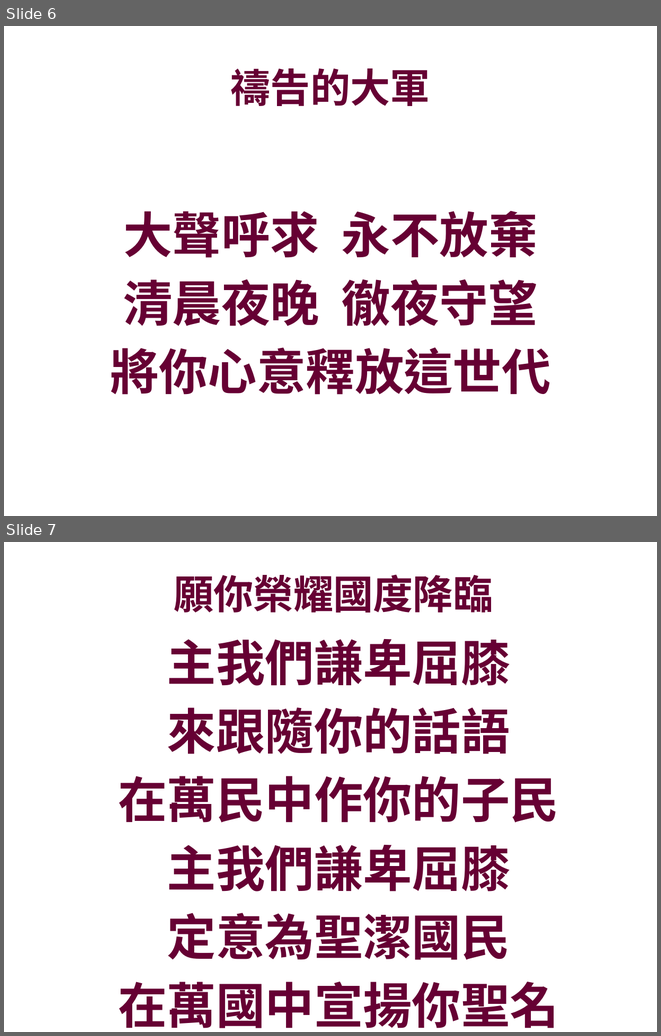
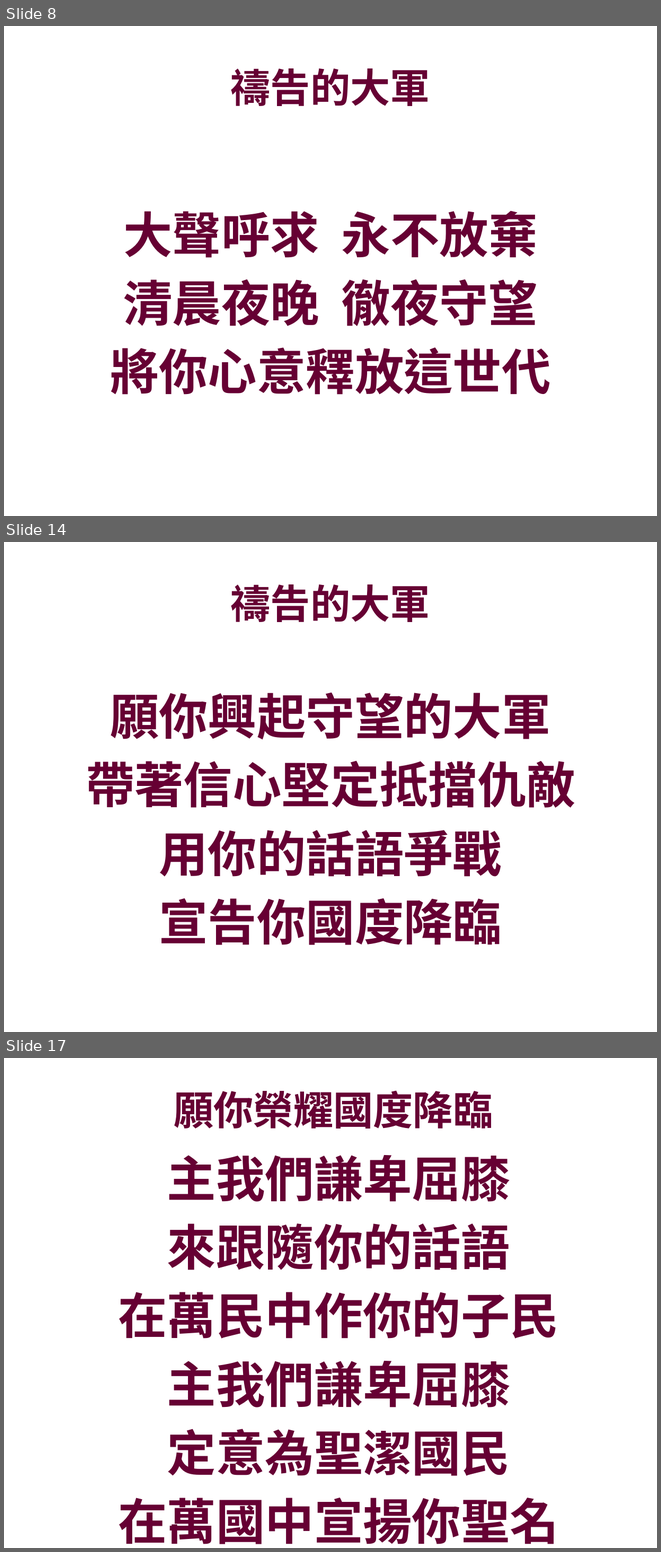
Before and after one commit to batisuoc/prayermeeting, a slide deck: 2019/5月/1605.pptx. Shown one above the other, each under a label of ours: slides 6 and 7 before the commit, slides 8, 14 and 17 after it; the slides between them are not shown. The pictures are 661x1036 and 661x1552 pixels, drawn with LibreOffice and Linux fonts; fonts in the diff are those of the drawing; background and template pictures are left out. Boxes give left, top, right and bottom in pixels: in the first picture for what was removed or moved away, otherwise in the second. Text is boxed around its words. In the diff, an @@ line names an element or a change of style, - is before the commit and + after.

```diff
--- a/2019/5月/1605.pptx
+++ b/2019/5月/1605.pptx
@@ slide 14 added at bbox=[4, 542, 657, 1032], background picture (left out) @@
@@ title added at bbox=[231, 584, 430, 622], 44 pt, text #660033, bold @@
+禱告的大軍
@@ text added at bbox=[86, 692, 575, 945], 54 pt, text #660033, bold @@
+願你興起守望的大軍
+帶著信心堅定抵擋仇敵
+用你的話語爭戰
+宣告你國度降臨
@@ what was slide 6 is now slide 8 @@
@@ what was slide 7 is now slide 17 @@
```
Also in this commit, not shown: 11 other slides added, 4 other files.
